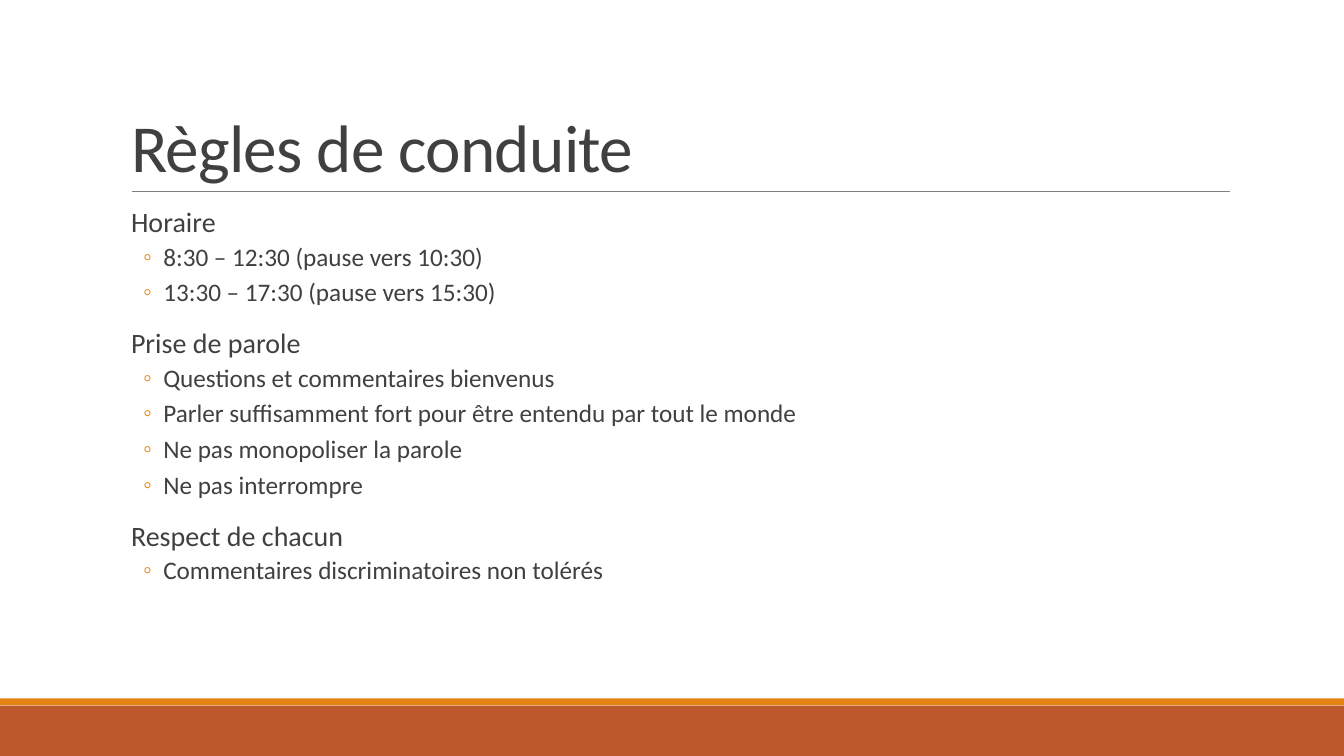
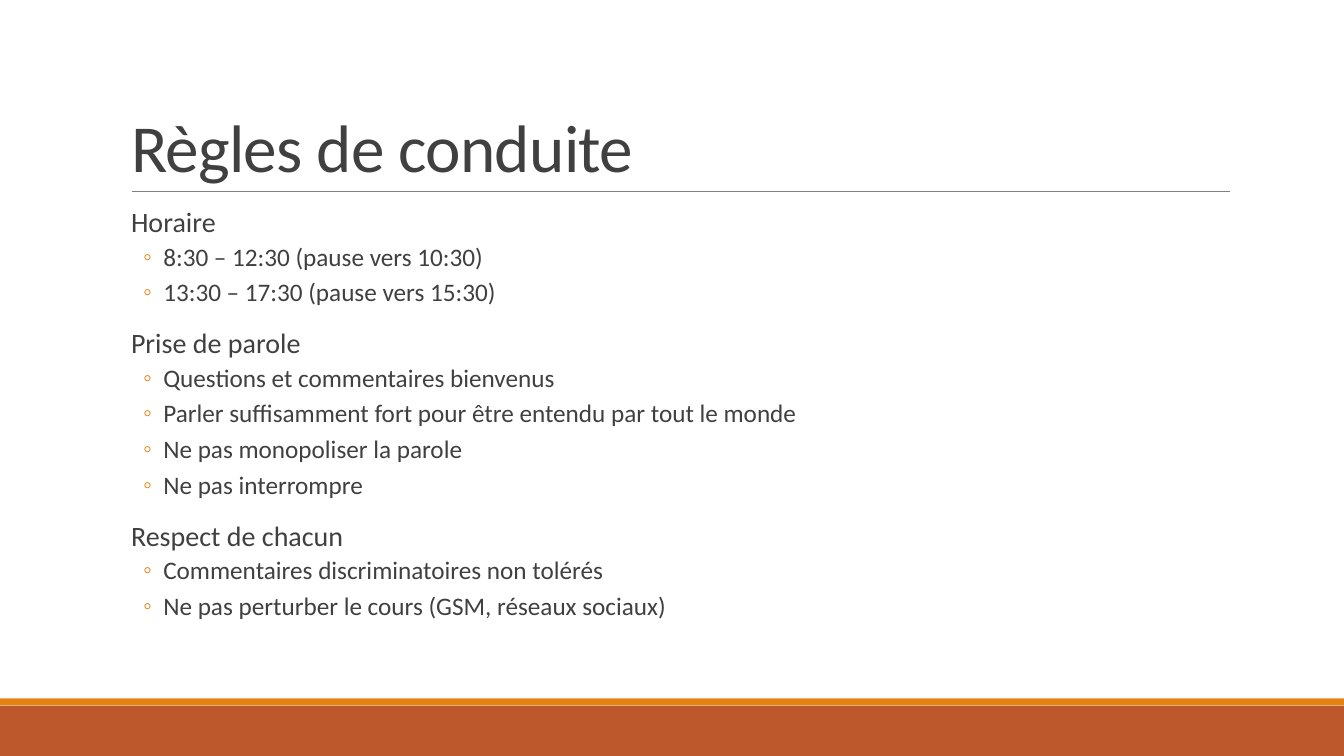
Before and after one commit to froland/cursus-iot-3days, a slide deck: slide 2 of Objets connectés.pptx. Drawn at 1344x756 pixels with LibreOffice and Linux fonts; fonts in the diff are those of the drawing. Boxes give left, top, right and bottom in pixels: in the first picture for what was removed or moved away, otherwise in the second. Text is boxed around its words. In the diff, an @@ line names an element or a change of style, - is before the commit and + after.

Commit message:
Update courseware

```diff
--- a/Objets connectés.pptx
+++ b/Objets connectés.pptx
@@ text at (163,597,665,619): paragraph added @@
+  ◦ Ne pas perturber le cours (GSM, réseaux sociaux)
```
Also in this commit, not shown: 17 slides added, 2 other files.
